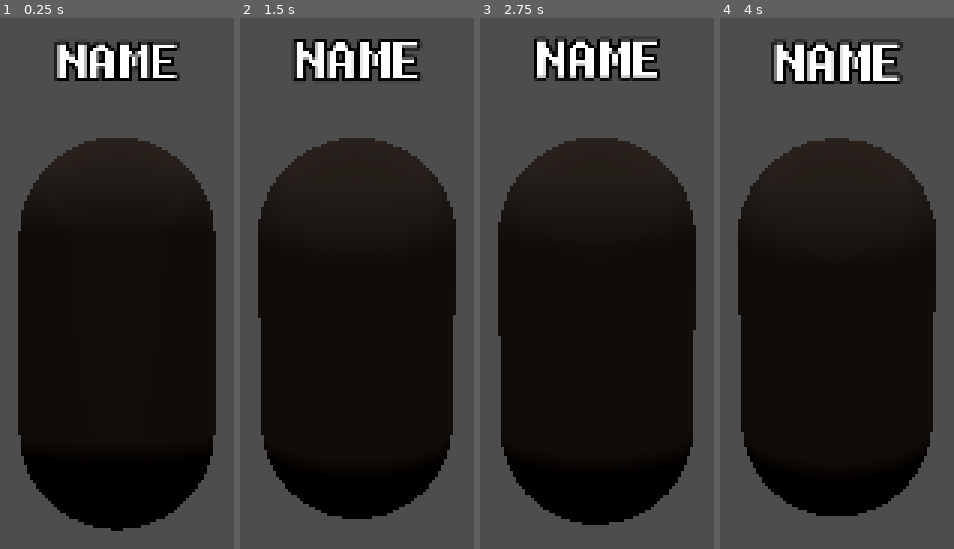
Above: before the commit, frames 1-4 (left to right).
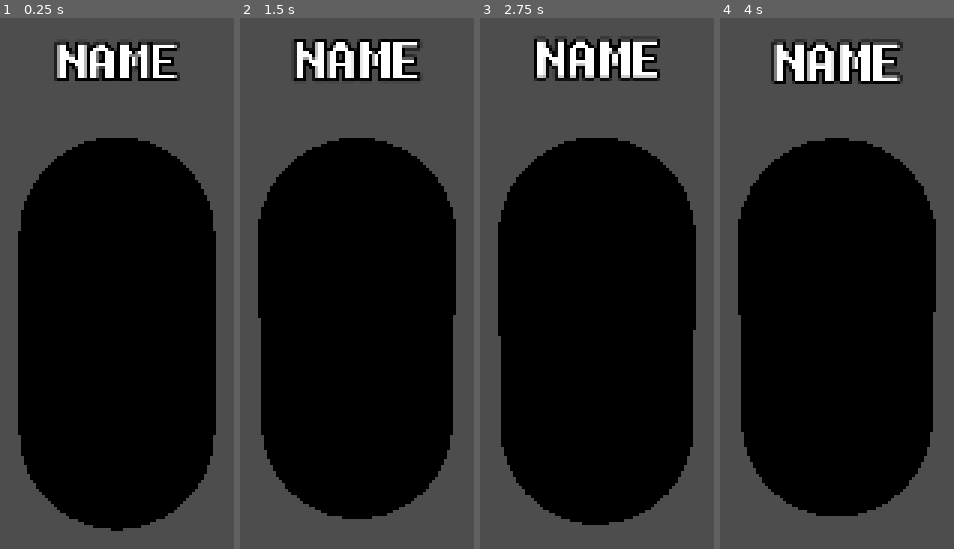
Above: after the commit, the same moments.

Repository: Mo-BiuS/Terrain3DGenTest2
Game: Godot game, scene res://Source/Game/Player/Player.tscn
Two runs of this game, one before a commit and one after it. Both use one fixed random seed, a clock stepped at 60 frames per second and the inputs below. This scene is started directly instead of the project's main scene.
Inputs (mouse positions are in pixels of both pictures, inside the frame that each line leads up to):
- Up to frame 1 (0.25 s): no input
- Up to frame 2 (1.5 s): tap Enter at 0.5 s; move the mouse to (outside the picture) at 0.52 s; hold D (right) 0.53-1.28 s; hold Space (space) 0.53-1.28 s; click (outside the picture) at 0.67 s; move the mouse to (outside the picture) at 1.27 s; hold W (forward) from 1.28 s (still down); tap Space (space) at 1.35 s
- Up to frame 3 (2.75 s): keep holding W (forward); tap Enter at 2 s; move the mouse to (657, 251) at 2.02 s; hold Space (space) from 2.03 s (still down)
- Up to frame 4 (4 s): keep holding W (forward); move the mouse to (806, 331) at 2.77 s; release Space (space) at 2.78 s; tap Space (space) at 2.85 s; tap Enter at 3.5 s; move the mouse to (outside the picture) at 3.52 s; hold Space (space) from 3.53 s (still down)

The runs differ from the first frame. In frame 1, 8.2% of the frame differs, in the area x 8-92%, y 22-37%; in frame 2, 12%; in frame 3, 10%; in frame 4, 12%, in the area x 8-92%, y 22-43%.
Error before the commit: Out of bounds get index '-1' (on base: 'Dictionary') (res://Source/Game/Player/Player.gd:22)
Error after the commit: Out of bounds get index '-1' (on base: 'Dictionary') (res://Source/Game/Player/Player.gd:26)

Commit message:
solved spawn bug

Diff:
--- a/Source/G_DATA.gd
+++ b/Source/G_DATA.gd
@@ -13,4 +13,5 @@
 	pseudo = ""
 	password = ""
 	seed = -1
+	playerFocus = null
 	playerNameDico.clear()
--- a/Source/Game/Map/Chunk/Chunk.gd
+++ b/Source/Game/Map/Chunk/Chunk.gd
@@ -81,6 +81,7 @@
 	terrainMeshInner = MeshInstance3D.new()
 	terrainMeshInner.material_overlay = terrainMaterial
 	terrainMeshInner.mesh = surface_tool.commit()
+	terrainMeshInner.set_name.call_deferred(self.name+"InnerMesh")
 
 	if(newDetails == 1):terrainMeshInner.call_deferred("create_trimesh_collision")
 	call_deferred("add_child",terrainMeshInner)
@@ -142,6 +143,7 @@
 	terrainMeshOuter = MeshInstance3D.new()
 	terrainMeshOuter.material_overlay = terrainMaterial
 	terrainMeshOuter.mesh = surface_tool.commit()
+	terrainMeshInner.set_name.call_deferred(self.name+"OuterMesh")
 
 	if(newDetails == 1):terrainMeshOuter.call_deferred("create_trimesh_collision")
 	call_deferred("add_child",terrainMeshOuter)
--- a/Source/Game/Map/Chunk/ChunkHandler.gd
+++ b/Source/Game/Map/Chunk/ChunkHandler.gd
@@ -39,7 +39,7 @@
 					chunk.init(s)
 					chunk.unload = false
 					chunk.loaded = false
-					add_child(chunk)
+					add_child(chunk,true)
 					loadedChunk[Vector2i(x+posX,y+posY)] = chunk
 
 				if(chunk.newDetails == 1):priorityHIGH.append(chunk)
--- a/Source/Game/Player/Player.gd
+++ b/Source/Game/Player/Player.gd
@@ -1,7 +1,7 @@
 class_name Player extends CharacterBody3D
 
-const SPEED = 24 #Normal 24
-const JUMP_VELOCITY = 20
+const SPEED = 24 #DEBUG 24
+const JUMP_VELOCITY = 32 #DEBUG 32
 
 var cPos:Vector3i
 @export var id:int = -1
@@ -15,10 +15,14 @@
 @onready var cameraRayCast:RayCast3D = $Neck/RayCast3D
 @onready var meshList:Node3D = $MeshList
 @onready var nameLabel:Label3D = $NameLabel
+@onready var sun:OmniLight3D = $Sun
 
 func _ready():
+	if(id == multiplayer.get_unique_id()):
+		position.y+=30
 	camera.current = (id == multiplayer.get_unique_id())
 	nameLabel.visible = (id != multiplayer.get_unique_id())
+	sun.visible = (id == multiplayer.get_unique_id())
 	if multiplayer.is_server():nameLabel.text = G_DATA.playerNameDico[id]
 
 func _process(delta: float) -> void:
--- a/Source/Game/Player/Player.tscn
+++ b/Source/Game/Player/Player.tscn
@@ -38,7 +38,7 @@
 [node name="RayCast3D" type="RayCast3D" parent="Neck"]
 target_position = Vector3(0, 0, 8)
 
-[node name="OmniLight3D" type="OmniLight3D" parent="."]
+[node name="Sun" type="OmniLight3D" parent="."]
 transform = Transform3D(1, 0, 0, 0, 1, 0, 0, 0, 1, 0, 256, 0)
 light_color = Color(0.949143, 0.817285, 0.727779, 1)
 light_energy = 16.0
